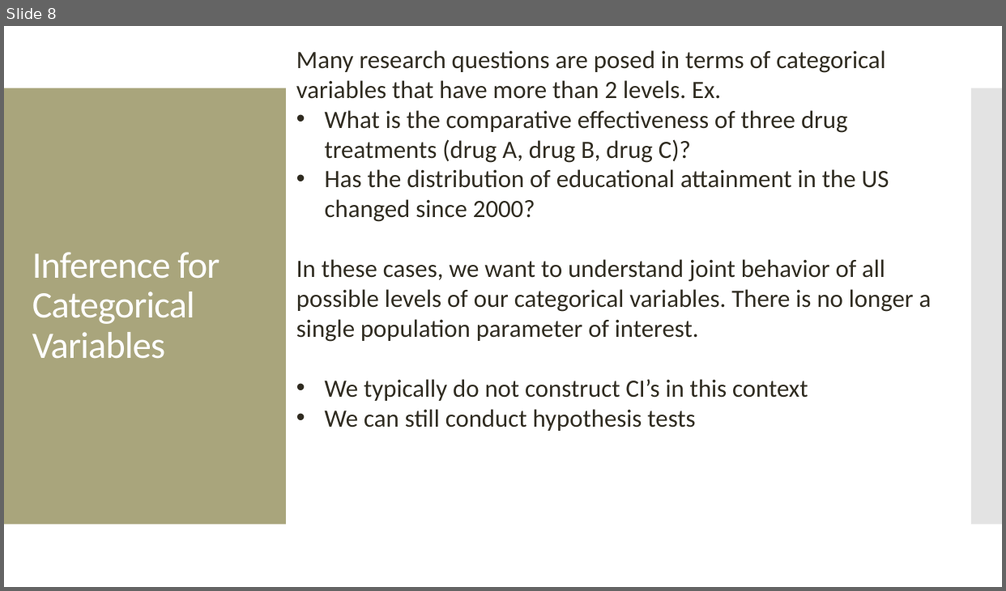
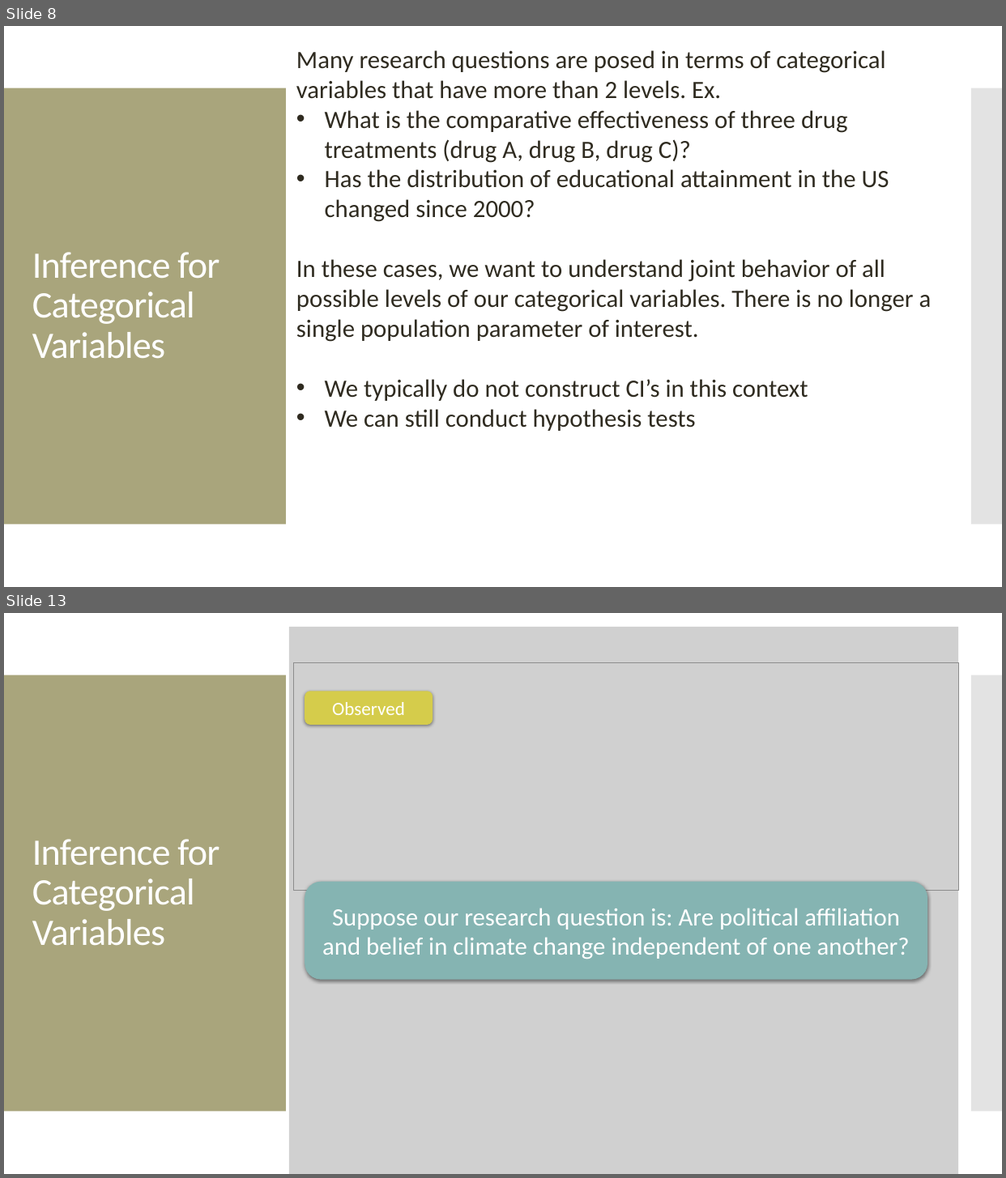
Before and after one commit to amosca01/MATH108-S24, a slide deck: slides/12-categorical-inference-pt2.pptx. Shown one above the other, each under a label of ours: slide 8 before the commit, slides 8 and 13 after it; the slides between them are not shown. The pictures are 1006x591 and 1006x1178 pixels, drawn with LibreOffice and Linux fonts; fonts in the diff are those of the drawing; grey boxes stand for pictures. Boxes give left, top, right and bottom in pixels: in the first picture for what was removed or moved away, otherwise in the second. Text is boxed around its words. In the diff, an @@ line names an element or a change of style, - is before the commit and + after.

```diff
--- a/slides/12-categorical-inference-pt2.pptx
+++ b/slides/12-categorical-inference-pt2.pptx
@@ slide 13 added at [4, 613, 1002, 1174], background #FFFFFF; not listed: 2 template elements that a slide beside it also shows @@
@@ picture added at [289, 627, 958, 1174] @@
@@ picture added at [294, 662, 958, 891] @@
@@ rounded rectangle added at [305, 691, 433, 725], fill #D6CC4B, 18 pt, text #FFFFFF @@
+Observed
@@ title added at [32, 839, 219, 946], 36 pt, text #FFFFFF @@
+Inference for Categorical Variables
@@ rounded rectangle added at [305, 882, 928, 980], fill #86B4B3, 24 pt, text #FFFFFF @@
+Suppose our research question is: Are political affiliation and belief in climate change independent of one another?
```
Also in this commit, not shown: 1 slide changed, 16 other slides added, 8 other files.
